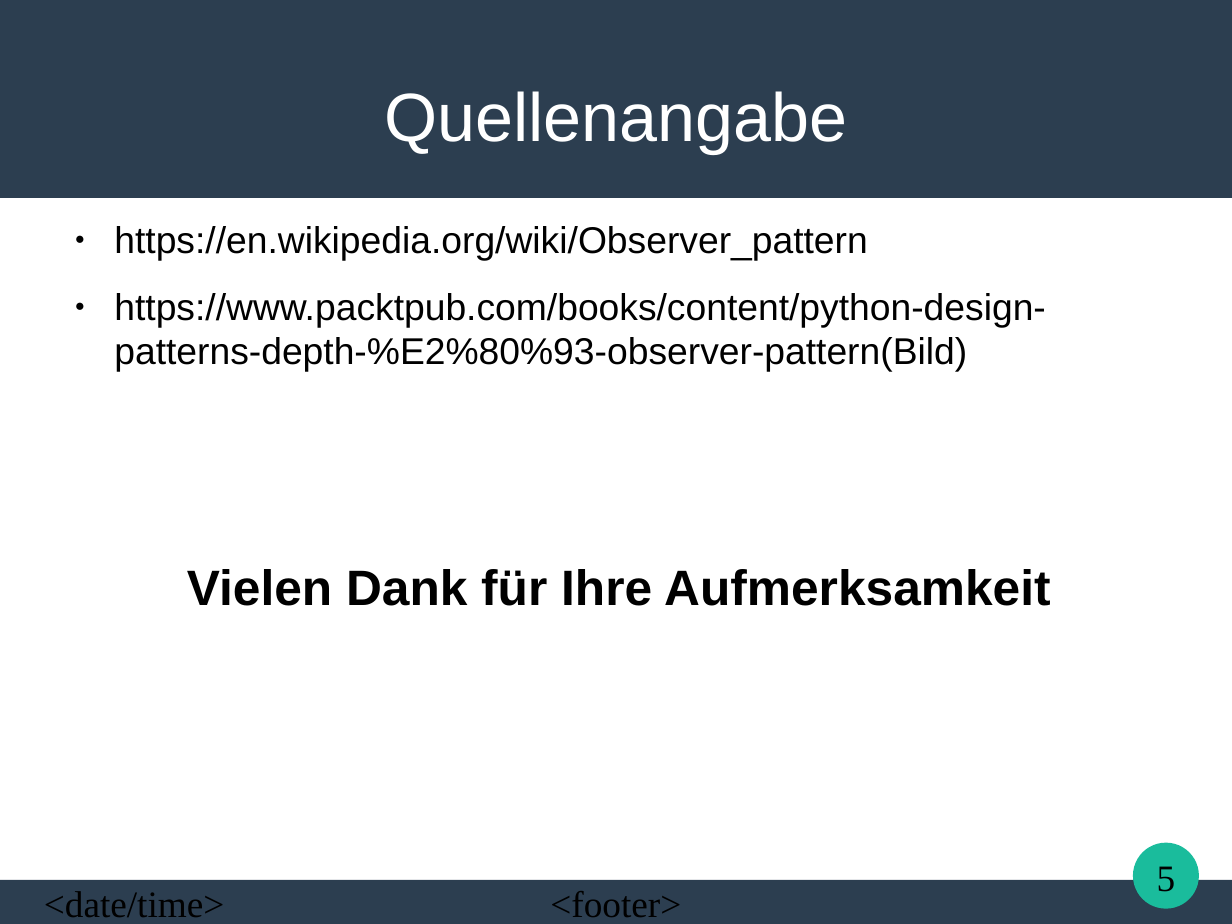
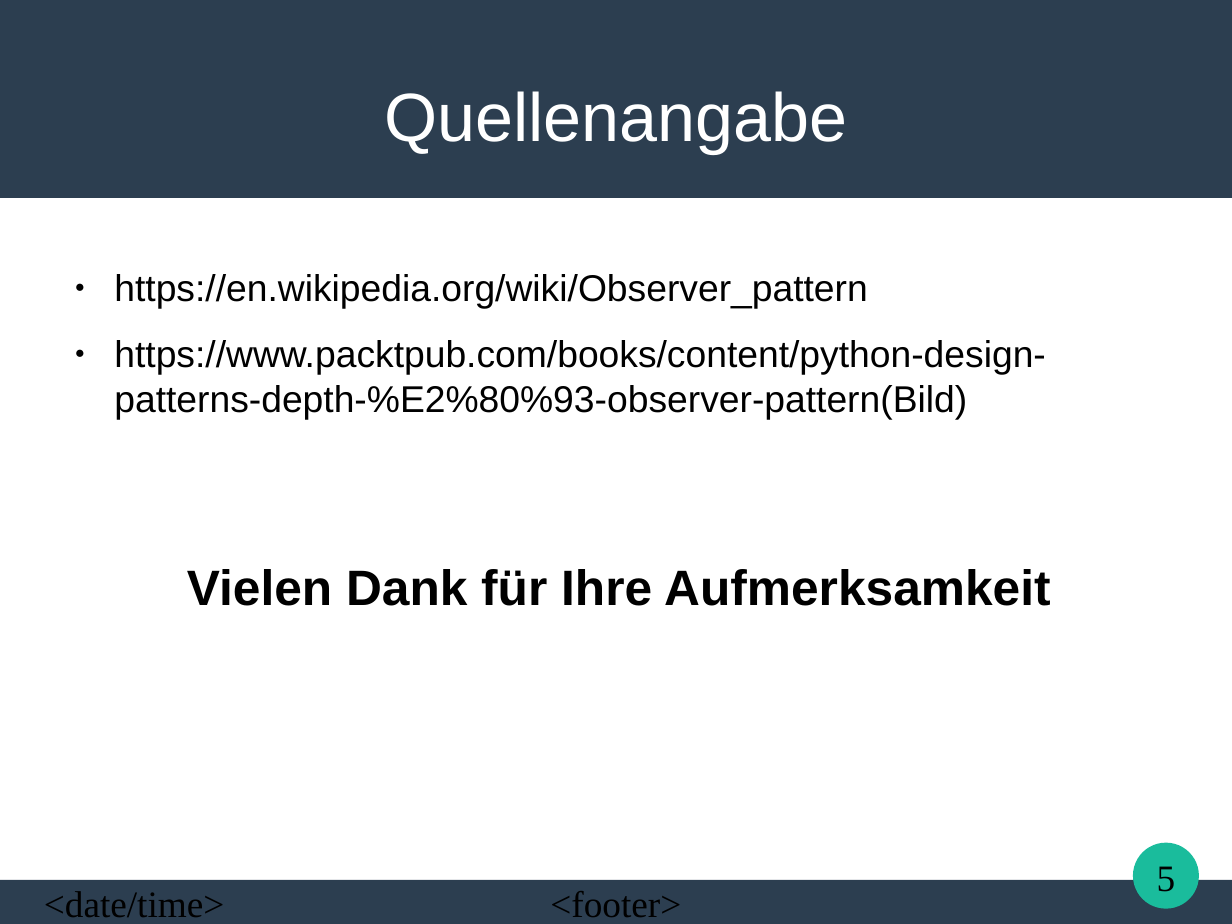
Before and after one commit to Uniquex/ObserverPattern, a slide deck: slide 5 of Presentation/Observer Pattern.odp. Drawn at 1232x924 pixels with LibreOffice and Linux fonts; fonts in the diff are those of the drawing. Boxes give left, top, right and bottom in pixels: in the first picture for what was removed or moved away, otherwise in the second. Text is boxed around its words. In the diff, an @@ line names an element or a change of style, - is before the commit and + after.

```diff
--- a/Presentation/Observer Pattern.odp
+++ b/Presentation/Observer Pattern.odp
@@ text "https://en.wikipedia.org/wiki/Observer_pattern": place and size @@
-text "https://en.wikipedia.org/wiki/Observer_pattern" at [114, 226, 1046, 372]
+text "https://en.wikipedia.org/wiki/Observer_pattern" at [114, 274, 1046, 420]
```
Also in this commit, not shown: 1 other slide changed, 45 other files.
